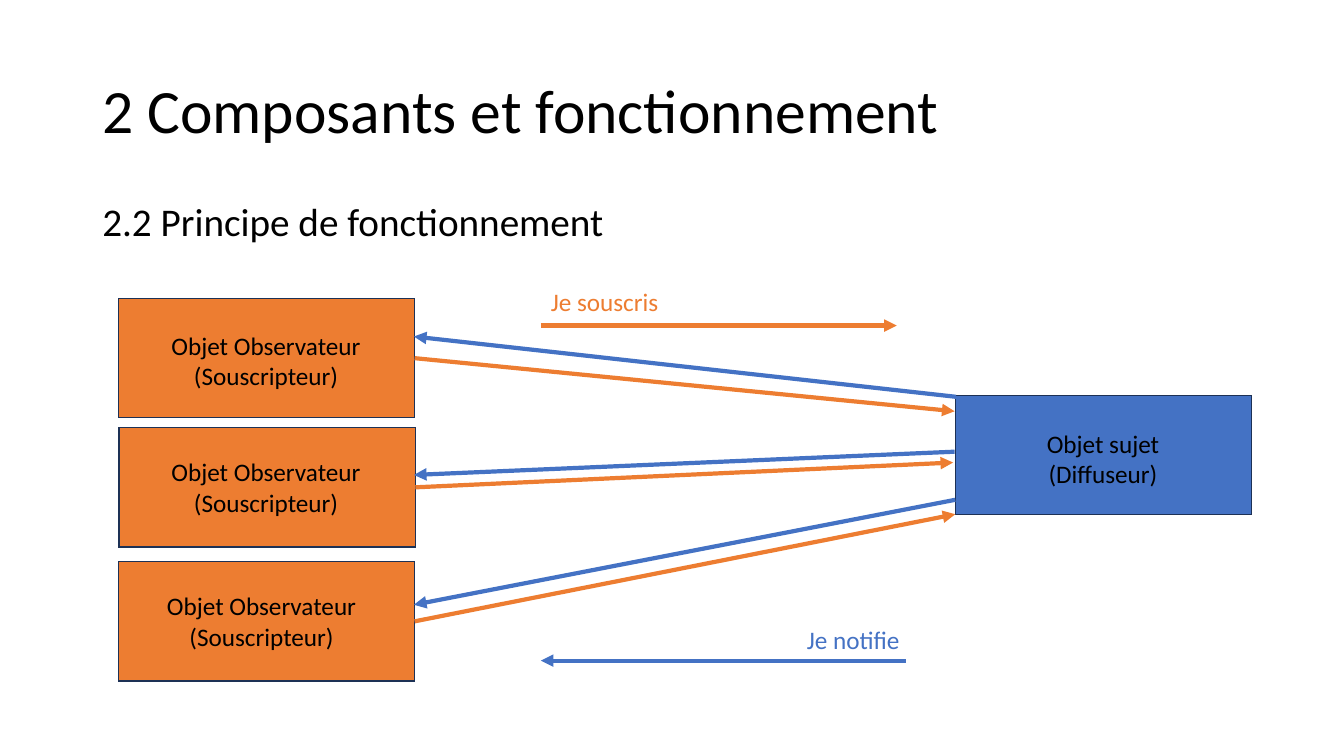
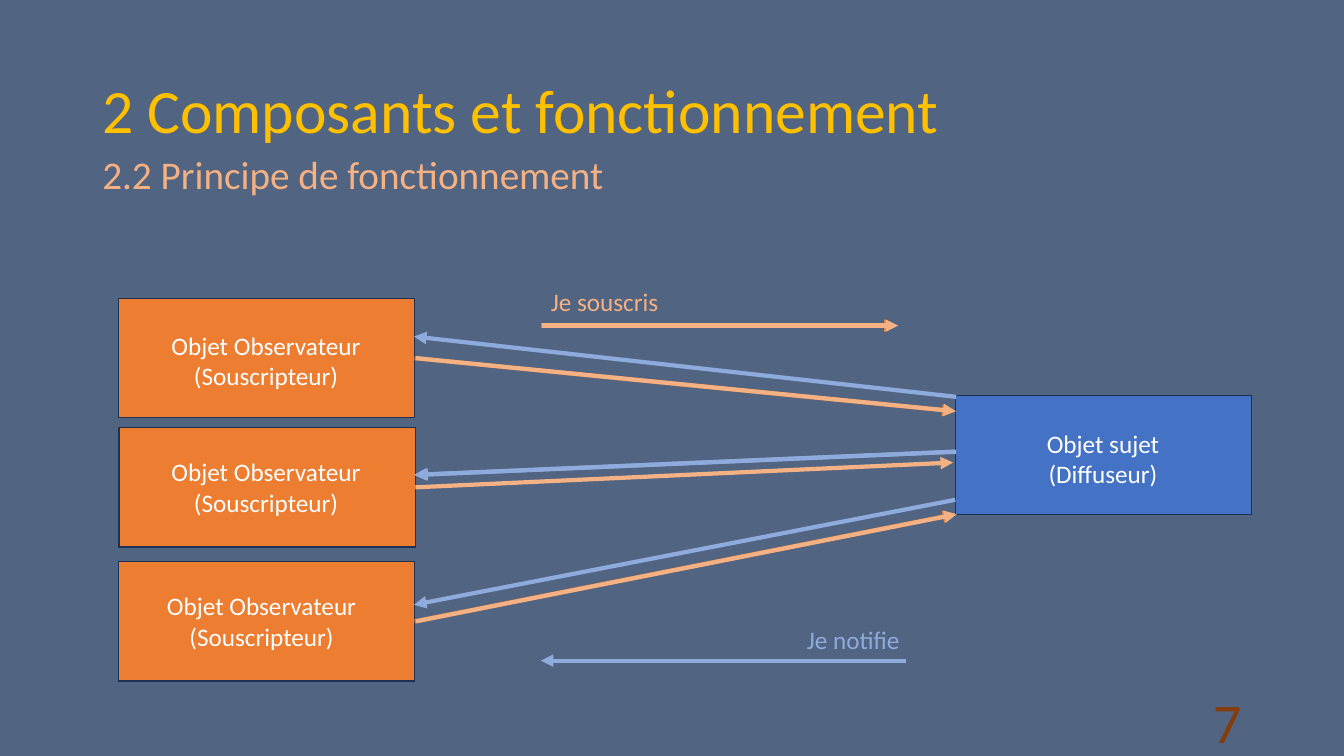
Before and after one commit to D-CRAVO/FORMATION-CDA-2210, a slide deck: slide 7 of 106_DesignPattern/Cours/Observateur/Observateur.pptx. Drawn at 1344x756 pixels with LibreOffice and Linux fonts; fonts in the diff are those of the drawing. Boxes give left, top, right and bottom in pixels: in the first picture for what was removed or moved away, otherwise in the second. Text is boxed around its words. In the diff, an @@ line names an element or a change of style, - is before the commit and + after.

```diff
--- a/106_DesignPattern/Cours/Observateur/Observateur.pptx
+++ b/106_DesignPattern/Cours/Observateur/Observateur.pptx
@@ background #FFFFFF to #526582 @@
@@ title "2 Composants et fonctionnement" at box(102, 90, 938, 143): text colour #000000 to #FFC000 @@
@@ text "2.2 Principe de fonctionnement": place and size @@
-text "2.2 Principe de fonctionnement" at box(102, 208, 603, 243)
+text "2.2 Principe de fonctionnement" at box(102, 162, 603, 196)
@@ text "2.2 Principe de fonctionnement" at box(102, 162, 603, 196): text colour #000000 to #F4B183 @@
@@ text "Je souscris" at box(551, 293, 658, 311): text colour #ED7D31 to #F4B183 @@
@@ arrow added from (542, 326) to (898, 326), #F4B183 3 pt @@
@@ arrow (956, 397) - (414, 337): stroke #4472C4 3 pt to #8FAADC 3 pt @@
@@ arrow added from (416, 358) to (956, 411), #F4B183 3 pt @@
@@ arrow (955, 452) - (414, 475): stroke #4472C4 3 pt to #8FAADC 3 pt @@
@@ arrow (415, 487) - (954, 463): stroke #ED7D31 3 pt to #F4B183 3 pt @@
@@ arrow added from (956, 452) to (415, 475), #8FAADC 3 pt @@
@@ arrow (956, 500) - (414, 605): stroke #4472C4 3 pt to #8FAADC 3 pt @@
@@ arrow added from (416, 621) to (957, 514), #F4B183 3 pt @@
@@ text colour #000000 to #FFFFFF in 4 elements at box(1047, 435, 1159, 487), box(171, 337, 361, 389), box(171, 463, 361, 516), box(167, 597, 356, 650) @@
@@ text "Je notifie" at box(807, 632, 899, 649): text colour #4472C4 to #8FAADC @@
@@ arrow (906, 660) - (541, 660): stroke #4472C4 3 pt to #8FAADC 3 pt @@
@@ page number added at box(1213, 707, 1241, 743), 40 pt, text #843C0B @@
+7
```
Also in this commit, not shown: 23 other slides changed, 1 slide added.
